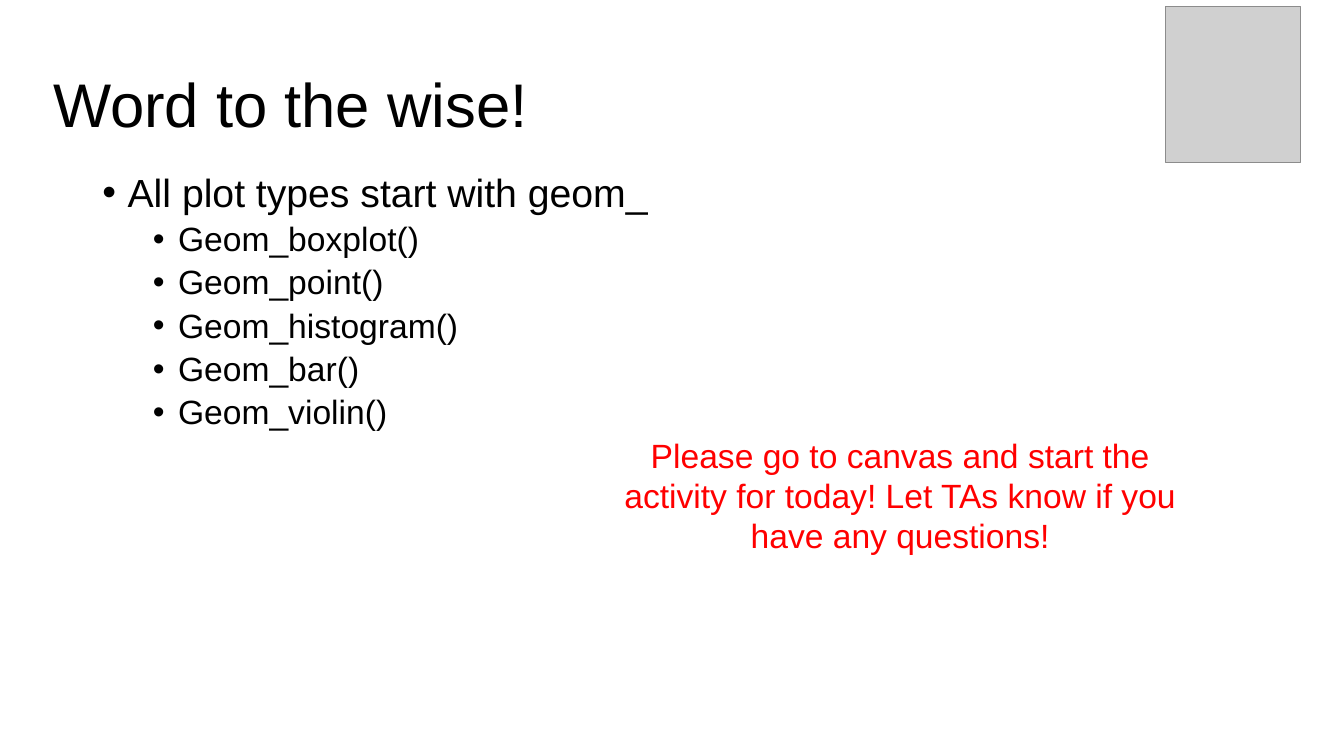
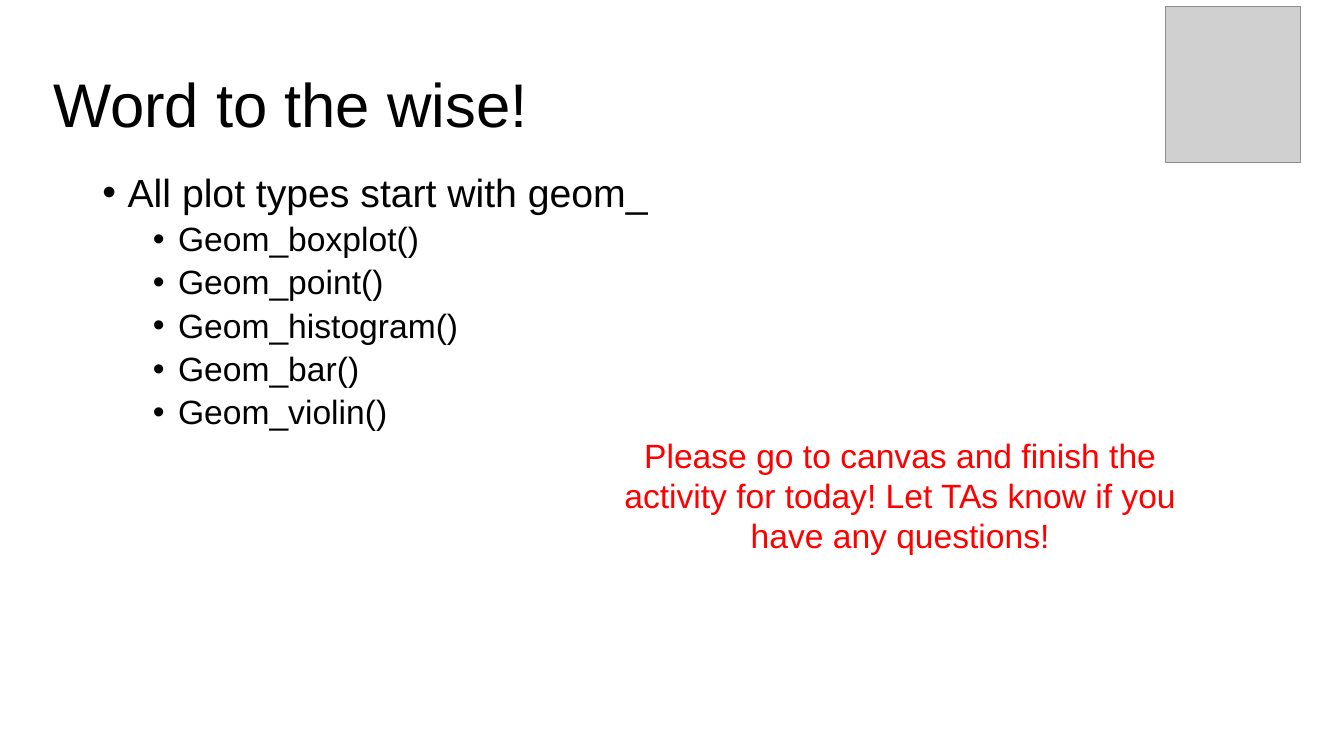
Before and after one commit to BIOS-538/BIOS-538.github.io, a slide deck: slide 13 of slides/lecture04_tidyverse_intro.pptx. Drawn at 1344x756 pixels with LibreOffice and Linux fonts; fonts in the diff are those of the drawing; grey boxes stand for pictures. Boxes give left, top, right and bottom in pixels: in the first picture for what was removed or moved away, otherwise in the second. Text is boxed around its words. In the diff, an @@ line names an element or a change of style, - is before the commit and + after.

```diff
--- a/slides/lecture04_tidyverse_intro.pptx
+++ b/slides/lecture04_tidyverse_intro.pptx
@@ text at bbox=[624, 443, 1175, 555]: text changed @@
-Please go to canvas and start the activity for today! Let TAs know if you have any questions!
+Please go to canvas and finish the activity for today! Let TAs know if you have any questions!
```
Also in this commit, not shown: 6 other slides changed, 1 other file.
